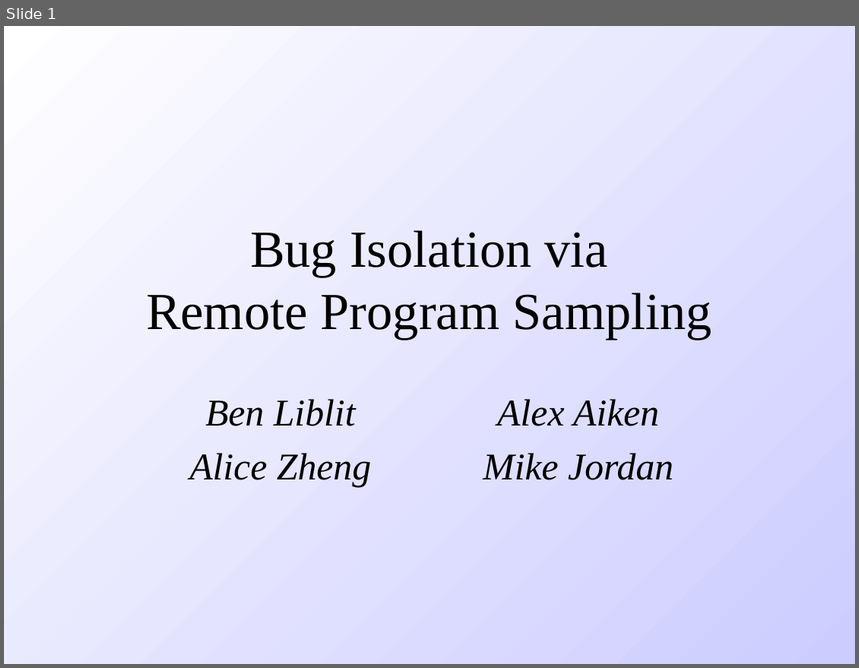
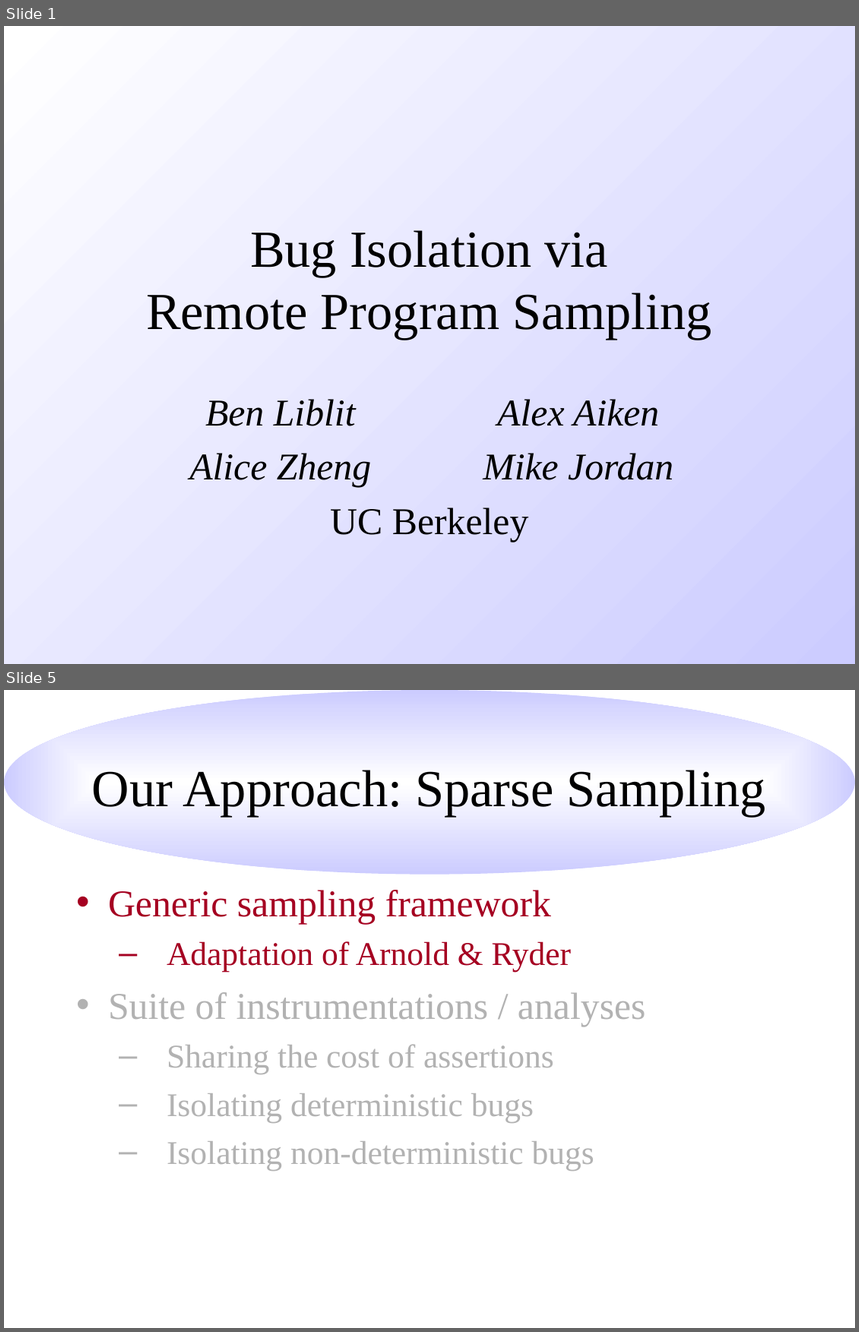
Before and after one commit to hlim1/sampler, a slide deck: paper/pldi.ppt. Shown one above the other, each under a label of ours: slide 1 before the commit, slides 1 and 5 after it; the slides between them are not shown. The pictures are 859x668 and 859x1332 pixels, drawn with LibreOffice and Linux fonts; fonts in the diff are those of the drawing. Boxes give left, top, right and bottom in pixels: in the first picture for what was removed or moved away, otherwise in the second. Text is boxed around its words. In the diff, an @@ line names an element or a change of style, - is before the commit and + after.

```diff
--- a/paper/pldi.ppt
+++ b/paper/pldi.ppt
@@ slide 5 added at <box>4,690,855,1328</box>, background #FFFFFF @@
@@ ellipse added at <box>4,690,855,875</box>, fill gradient #FFFFFF to #CCCCFF @@
@@ title added at <box>92,770,766,816</box>, 44 pt, text #000000 @@
+Our Approach: Sparse Sampling
@@ text added at <box>108,890,646,1171</box>, 28 pt, text #B2B2B2 @@
+• Generic sampling framework
+  – Adaptation of Arnold & Ryder
+• Suite of instrumentations / analyses
+  – Sharing the cost of assertions
+  – Isolating deterministic bugs
+  – Isolating non-deterministic bugs
@@ slide 1 changed as well @@
@@ table at <box>132,388,728,551</box> @@
+row 3: UC Berkeley | 
```
Also in this commit, not shown: 8 other slides changed, 14 other slides added, 2 slides removed.
